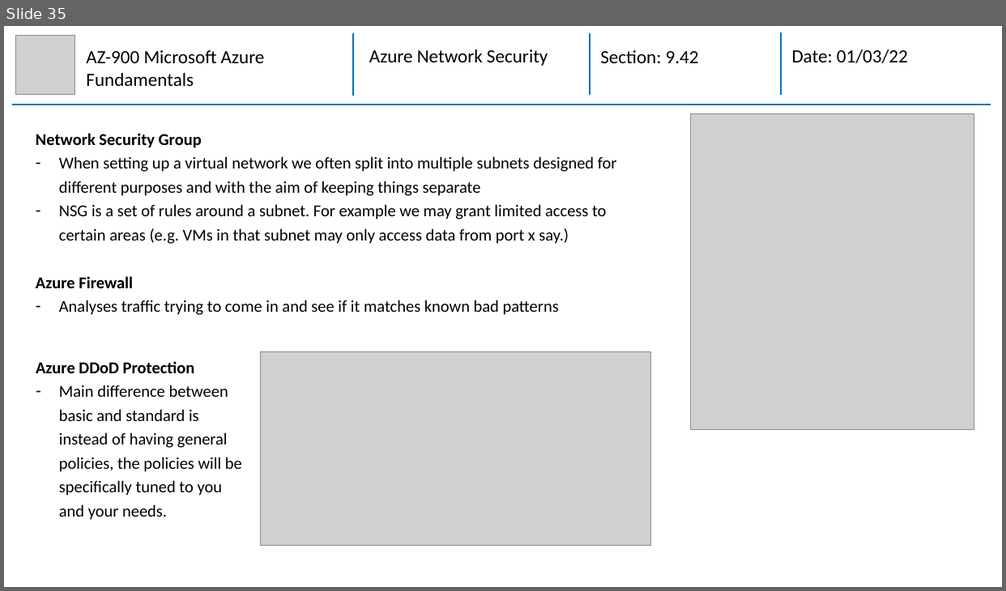
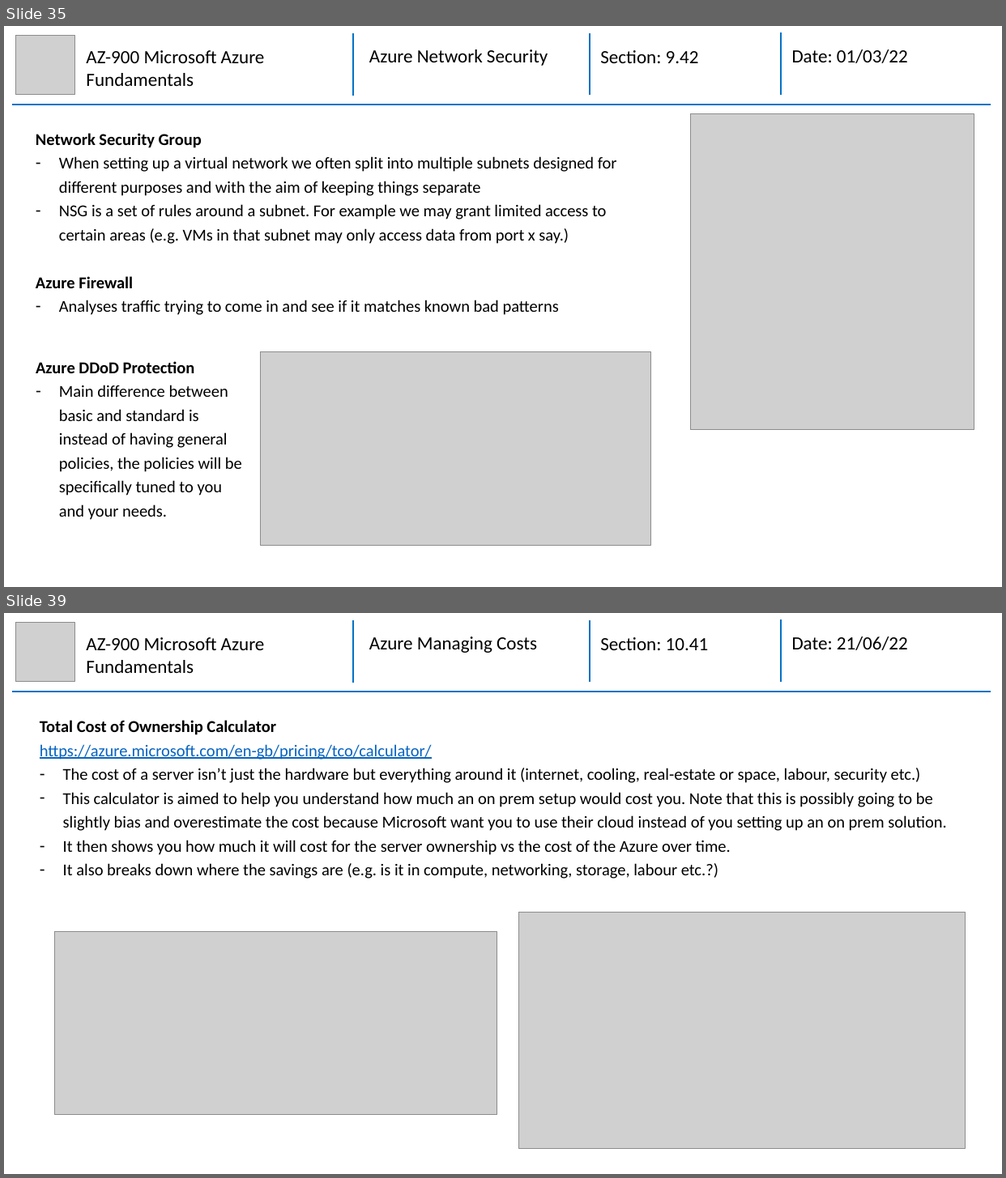
Before and after one commit to mhaythornthwaite/Testing_ML_Algorithms, a slide deck: Azure_AZ-900_Fundamentals/MJH_AZ-900_Azure_Fundamentals_Notes.pptx. Shown one above the other, each under a label of ours: slide 35 before the commit, slides 35 and 39 after it; the slides between them are not shown. The pictures are 1006x591 and 1006x1178 pixels, drawn with LibreOffice and Linux fonts; fonts in the diff are those of the drawing; grey boxes stand for pictures. Boxes give left, top, right and bottom in pixels: in the first picture for what was removed or moved away, otherwise in the second. Text is boxed around its words. In the diff, an @@ line names an element or a change of style, - is before the commit and + after.

Commit message:
Azure AZ-900 Section 10

```diff
--- a/Azure_AZ-900_Fundamentals/MJH_AZ-900_Azure_Fundamentals_Notes.pptx
+++ b/Azure_AZ-900_Fundamentals/MJH_AZ-900_Azure_Fundamentals_Notes.pptx
@@ slide 39 added at (4, 613, 1002, 1174), background #FFFFFF @@
@@ picture added at (16, 622, 75, 681) @@
@@ group added at (12, 619, 991, 692): 4 lines, 3 texts @@
+Azure Managing Costs
+Section: 10.41
+Date: 21/06/22
@@ text added at (86, 637, 265, 673), 18 pt, text #000000 @@
+AZ-900 Microsoft Azure Fundamentals
@@ text added at (40, 720, 946, 879), 16 pt, text #000000 @@
+Total Cost of Ownership Calculator
+https://azure.microsoft.com/en-gb/pricing/tco/calculator/
+– The cost of a server isn’t just the hardware but everything around it (internet, cooling, real-estate or space, labour, security etc.)
+– This calculator is aimed to help you understand how much an on prem setup would cost you. Note that this is possibly going to be slightly bias and overestimate the cost because Microsoft want you to use their cloud instead of you setting up an on prem solution.
+– It then shows you how much it will cost for the server ownership vs the cost of the Azure over time.
+– It also breaks down where the savings are (e.g. is it in compute, networking, storage, labour etc.?)
@@ picture added at (519, 913, 965, 1148) @@
@@ picture added at (54, 932, 496, 1115) @@
```
Also in this commit, not shown: 5 slides changed, 4 other slides added, 3 slides removed.
